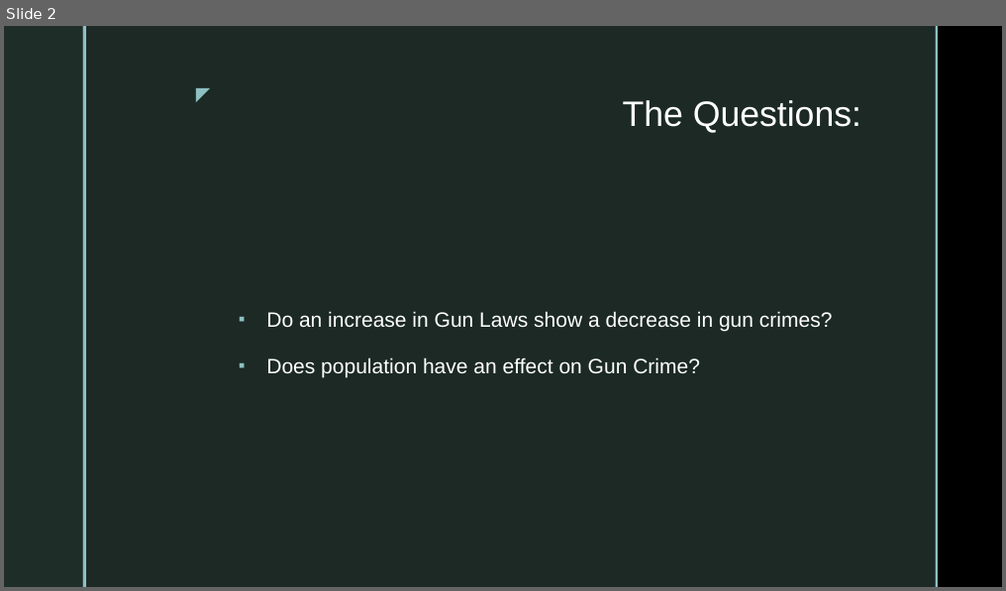
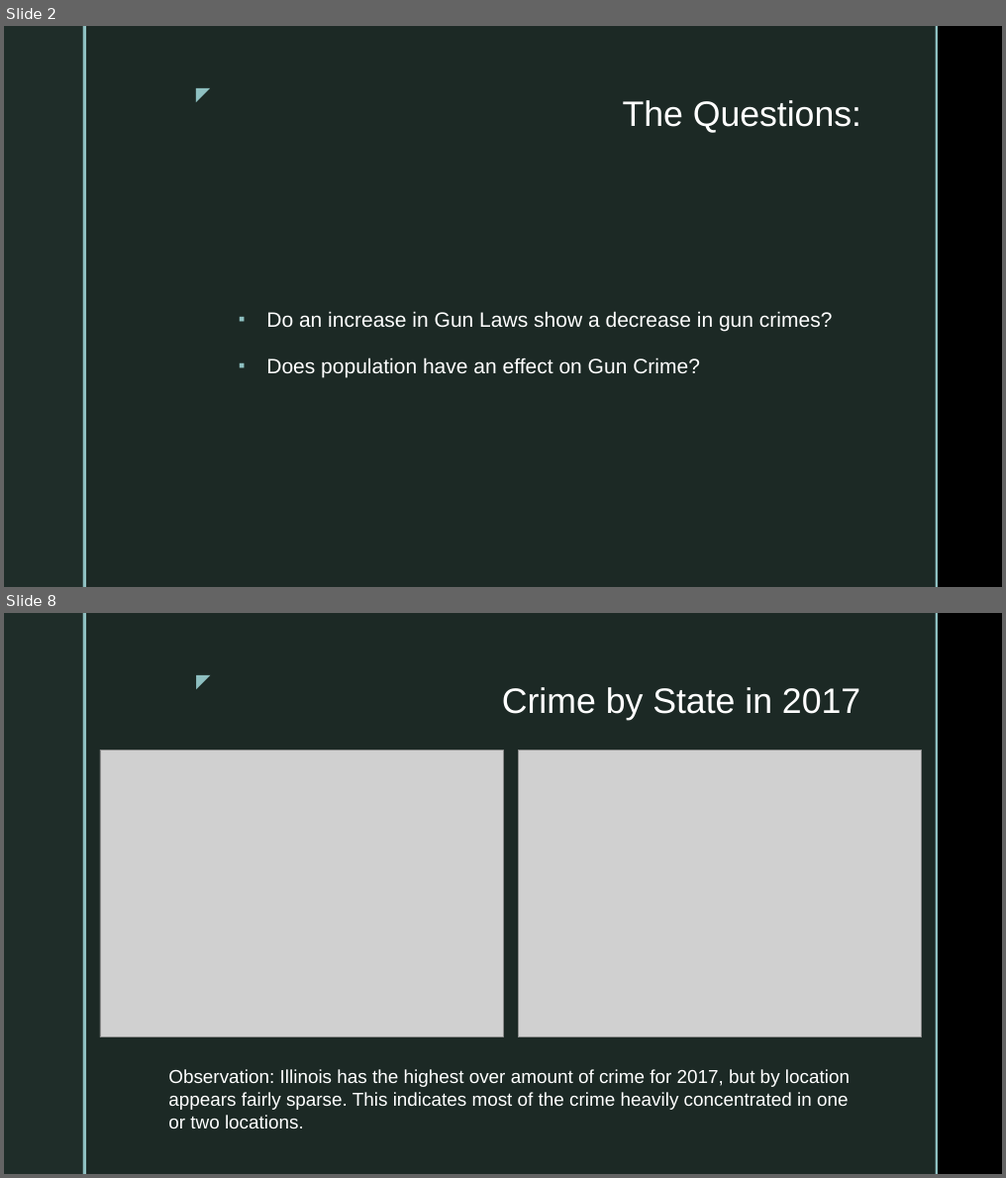
Before and after one commit to Vallito/Project_1, a slide deck: Affects of Gun Laws on Gun Crime.pptm. Shown one above the other, each under a label of ours: slide 2 before the commit, slides 2 and 8 after it; the slides between them are not shown. The pictures are 1006x591 and 1006x1178 pixels, drawn with LibreOffice and Linux fonts; fonts in the diff are those of the drawing; grey boxes stand for pictures; background and template pictures are left out. Boxes give left, top, right and bottom in pixels: in the first picture for what was removed or moved away, otherwise in the second. Text is boxed around its words. In the diff, an @@ line names an element or a change of style, - is before the commit and + after.

```diff
--- a/Affects of Gun Laws on Gun Crime.pptm
+++ b/Affects of Gun Laws on Gun Crime.pptm
@@ slide 8 added at [4,613,1002,1174], background picture (left out); not listed: 5 template elements that a slide beside it also shows @@
@@ title added at [502,687,860,720], 34 pt, text #FFFFFF @@
+Crime by State in 2017
@@ picture added at [100,750,503,1039] @@
@@ picture added at [519,750,921,1039] @@
@@ text added at [168,1069,849,1129], 18 pt, text #FFFFFF @@
+Observation: Illinois has the highest over amount of crime for 2017, but by location appears fairly sparse. This indicates most of the crime heavily concentrated in one or two locations.
```
Also in this commit, not shown: 7 slides changed, 3 other slides added, 1 slide removed, 3 other files.
